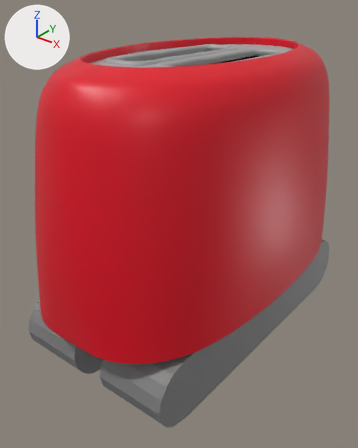
Two versions of the Blender file clientside/models/toaster/toaster.blend, one commit apart.
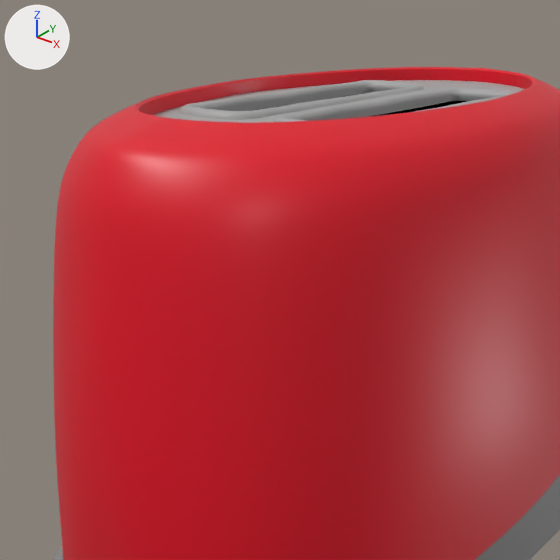
Old and new are each drawn whole from a camera (50 mm lens) standing at (2.9, -4.05, 2.85) and looking at (-0.09, -0.32, 0.53) and again close up on the part from 2% to 87% of the width and 0% to 69% of the height. Lighting does not change. The marker at upper left points along +X, +Y and +Z.

The first close-up shows 'Collection'.
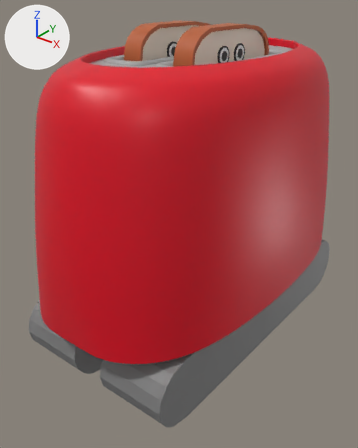
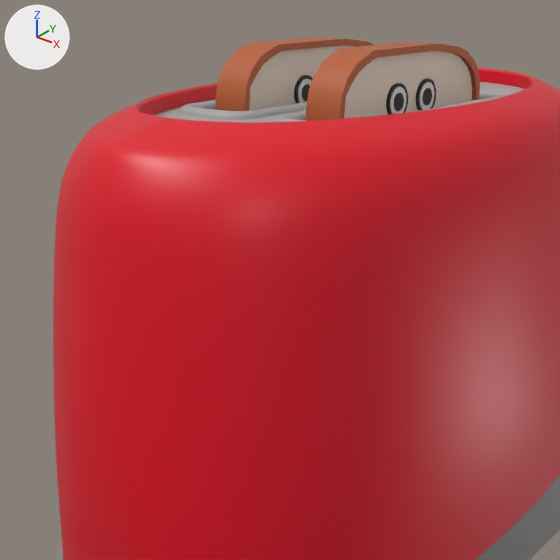
Changed parts and their boxes [x1, y1, x2, y2] in the close-ups (560 x 560 px):
'Cylinder.003', added
    after: [216, 37, 480, 121]
    faces in mat_innerbread_001 (white #eedece): [249, 45, 472, 119]
    faces in mat_outer_bread_001 (orange #bb5f32): [216, 37, 480, 121]
    faces in mat_black_eyes_001 (black #000000): [294, 75, 436, 115]
    faces in mat_material_002 (white #e7e7e7): [298, 79, 435, 114]

The change, as a diff of the scene's bpy script:
```diff
--- a/clientside/models/toaster/toaster.blend.py
+++ b/clientside/models/toaster/toaster.blend.py
@@ mat_material_002 @@
+mat_material_002 = principled_material('Material.002')
+mat_material_002.base_color = (0.8, 0.8, 0.8)  # white #e7e7e7
@@ mat_innerbread_001 @@
+mat_innerbread_001 = principled_material('innerbread.001')
+mat_innerbread_001.base_color = (0.855, 0.73, 0.617)  # white #eedece
@@ mat_outer_bread_001 @@
+mat_outer_bread_001 = principled_material('outer bread.001')
+mat_outer_bread_001.base_color = (0.497, 0.114, 0.0319)  # orange #bb5f32
@@ mat_black_eyes_001 @@
+mat_black_eyes_001 = principled_material('black eyes.001')
+mat_black_eyes_001.base_color = (0.0, 0.0, 0.0)  # black #000000
@@ me_cylinder_002 @@
+me_cylinder_002.from_pydata(...)  # 1642 vertices, 1418 faces; spans x -3.6..5.45, y -6.7..1.61, z -9.03..1.78
+me_cylinder_002.polygons.foreach_set('use_smooth', [True] * 1418)
+# faces by material slot: [664, 4, 336, 414]
+me_cylinder_002.materials.append(mat_black_eyes_001)  # black #000000
+me_cylinder_002.materials.append(mat_material_002)  # white #e7e7e7
+me_cylinder_002.materials.append(mat_innerbread_001)  # white #eedece
+me_cylinder_002.materials.append(mat_outer_bread_001)  # orange #bb5f32
@@ ob_cylinder_003 @@
+ob_cylinder_003 = bpy.data.objects.new('Cylinder.003', me_cylinder_002)
+ob_cylinder_003.location = (-0.22, -0.255, 2.275)
+ob_cylinder_003.rotation_euler = (1.571, 0.0, 1.571)  # degrees (90, 0, 90)
+ob_cylinder_003.scale = (0.151, 0.151, 0.0177)
+_m = ob_cylinder_003.modifiers.new('Mirror', 'MIRROR')
+_m.use_axis = (False, True, False)
+_m.mirror_object = ob_collection
```
